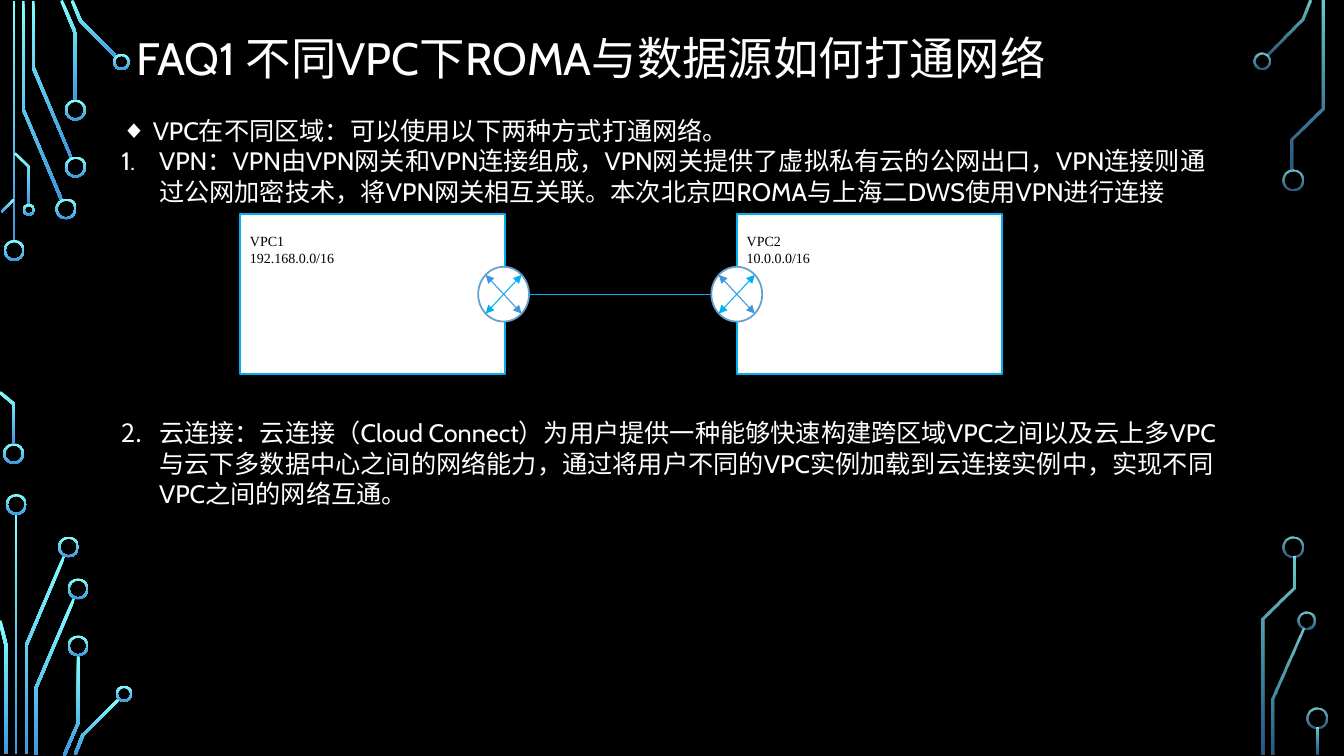
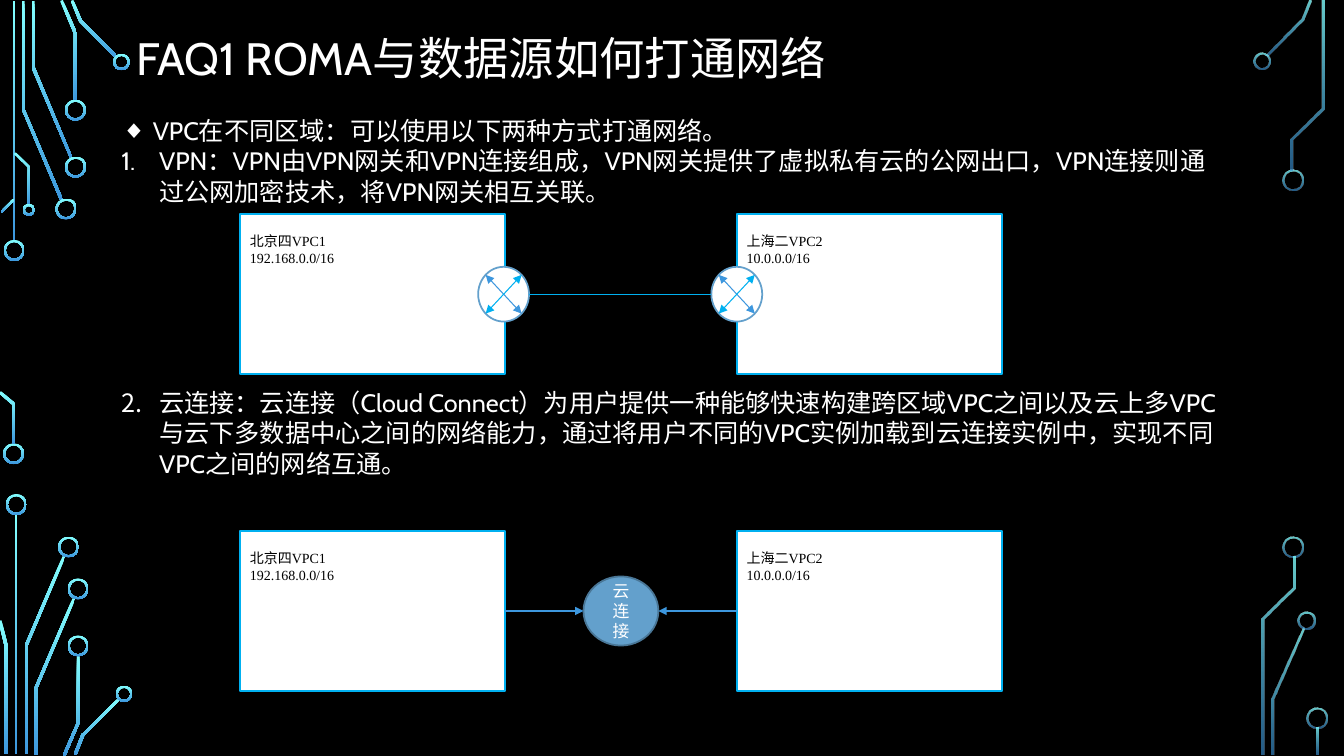
Before and after one commit to zhaoxukl1314/roma, a slide deck: slide 13 of ROMA使用手册.pptx. Drawn at 1344x756 pixels with LibreOffice and Linux fonts; fonts in the diff are those of the drawing; background and template pictures are left out. Boxes give left, top, right and bottom in pixels: in the first picture for what was removed or moved away, otherwise in the second. Text is boxed around its words. In the diff, an @@ line names an element or a change of style, - is before the commit and + after.

```diff
--- a/ROMA使用手册.pptx
+++ b/ROMA使用手册.pptx
@@ title at [136, 37, 826, 79]: text changed @@
-FAQ1 不同VPC下ROMA与数据源如何打通网络
+FAQ1 ROMA与数据源如何打通网络
@@ text at [159, 149, 1205, 204]: text changed @@
-1. VPN：VPN由VPN网关和VPN连接组成，VPN网关提供了虚拟私有云的公网出口，VPN连接则通过公网加密技术，将VPN网关相互关联。本次北京四ROMA与上海二DWS使用VPN进行连接
+1. VPN：VPN由VPN网关和VPN连接组成，VPN网关提供了虚拟私有云的公网出口，VPN连接则通过公网加密技术，将VPN网关相互关联。
@@ text at [250, 234, 326, 247]: text changed @@
-VPC1
+北京四VPC1
@@ text at [747, 234, 823, 247]: text changed @@
-VPC2
+上海二VPC2
@@ rectangle added at [240, 531, 505, 692], fill #FFFFFF, outline #00B0F0 1.25 pt @@
@@ rectangle added at [737, 531, 1002, 692], fill #FFFFFF, outline #00B0F0 1.25 pt @@
@@ text added at [250, 551, 334, 580], 10 pt, text #000000 @@
+北京四VPC1
+192.168.0.0/16
@@ text added at [747, 551, 823, 580], 10 pt, text #000000 @@
+上海二VPC2
+10.0.0.0/16
@@ ellipse added at [584, 577, 658, 646], fill #63A0CC, outline #497697 1.25 pt, 12 pt, text #FFFFFF @@
+云连接
@@ arrow added from (505, 611) to (584, 611), #3D97DE 0.75 pt @@
@@ arrow added from (737, 611) to (658, 611), #3D97DE 0.75 pt @@
```
Also in this commit, not shown: 3 other slides changed, 4 slides added, 1 slide removed.
